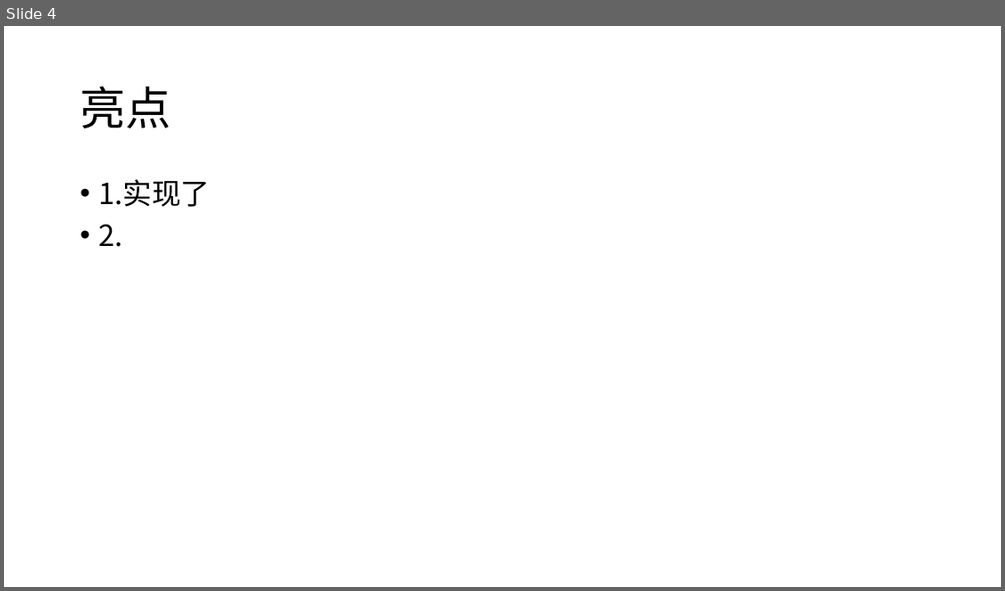
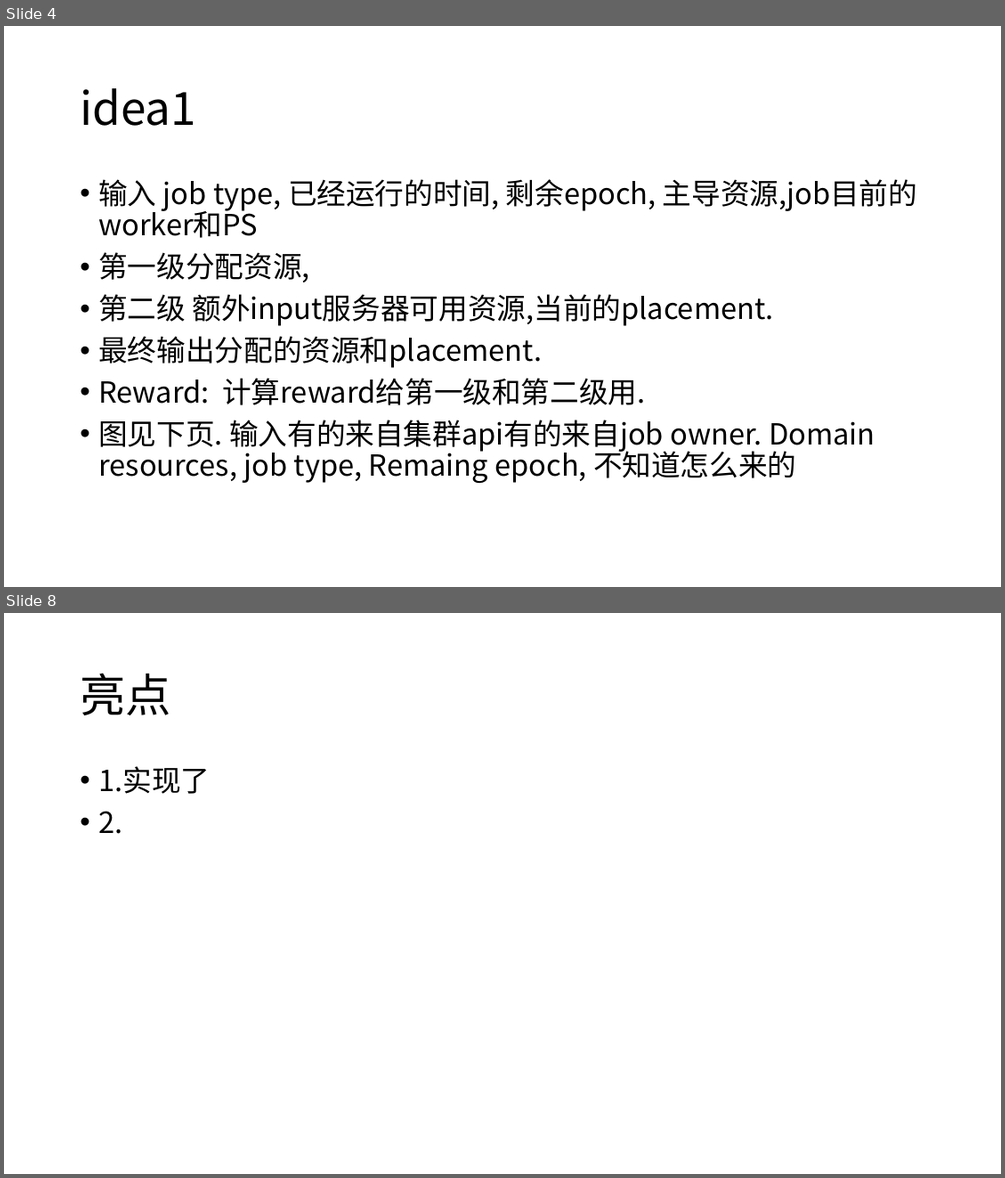
Before and after one commit to LukeLIN-web/distrubuted-ML-system, a slide deck: week report/8.4展示.pptx. Shown one above the other, each under a label of ours: slide 4 before the commit, slides 4 and 8 after it; the slides between them are not shown. The pictures are 1005x591 and 1005x1178 pixels, drawn with LibreOffice and Linux fonts; fonts in the diff are those of the drawing. Boxes give left, top, right and bottom in pixels: in the first picture for what was removed or moved away, otherwise in the second. Text is boxed around its words. In the diff, an @@ line names an element or a change of style, - is before the commit and + after.

Commit message:
I am working about reward

```diff
--- a/week report/8.4展示.pptx
+++ b/week report/8.4展示.pptx
@@ slide 4 added at [4,26,1001,587], background #FFFFFF @@
@@ title added at [80,88,196,126], 44 pt, text #000000 @@
+idea1
@@ text added at [98,179,917,483], 28 pt, text #000000 @@
+• 输入 job type, 已经运行的时间, 剩余epoch, 主导资源,job目前的worker和PS
+• 第一级分配资源,
+• 第二级 额外input服务器可用资源,当前的placement.
+• 最终输出分配的资源和placement.
+• Reward: 计算reward给第一级和第二级用.
+• 图见下页. 输入有的来自集群api有的来自job owner. Domain resources, job type, Remaing epoch, 不知道怎么来的
@@ what was slide 4 is now slide 8 @@
```
Also in this commit, not shown: 3 slides changed, 3 other slides added, 9 other files.
